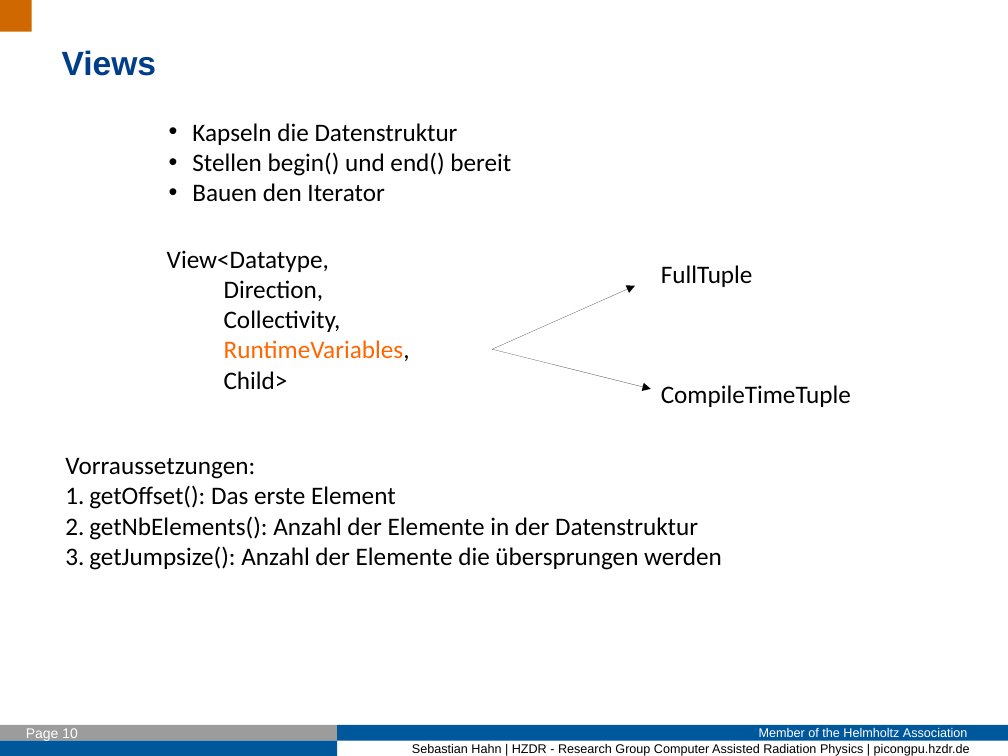
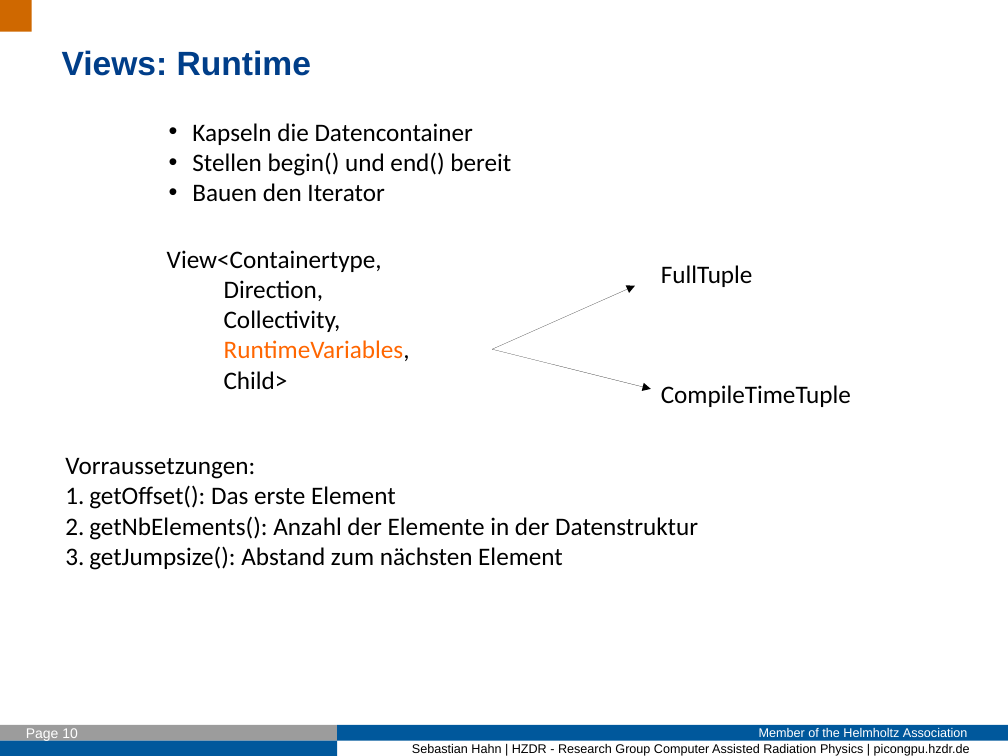
Before and after one commit to Fettpet/DeepIterator, a slide deck: slide 10 of Presi/2017_01_16_Intro.odp. Drawn at 1008x756 pixels with LibreOffice and Linux fonts; fonts in the diff are those of the drawing; background and template pictures are left out. Boxes give left, top, right and bottom in pixels: in the first picture for what was removed or moved away, otherwise in the second. Text is boxed around its words. In the diff, an @@ line names an element or a change of style, - is before the commit and + after.

```diff
--- a/Presi/2017_01_16_Intro.odp
+++ b/Presi/2017_01_16_Intro.odp
@@ text at <box>62,50,311,76</box>: text changed @@
-Views
+Views: Runtime
@@ text at <box>192,123,473,145</box>: text changed @@
-• Kapseln die Datenstruktur
+• Kapseln die Datencontainer
@@ text at <box>167,250,382,272</box>: text changed @@
-View<Datatype,
+View<Containertype,
@@ text at <box>89,546,563,570</box>: text changed @@
-3. getJumpsize(): Anzahl der Elemente die übersprungen werden
+3. getJumpsize(): Abstand zum nächsten Element
```
Also in this commit, not shown: 12 other slides changed, 6 slides added, 25 other files.
